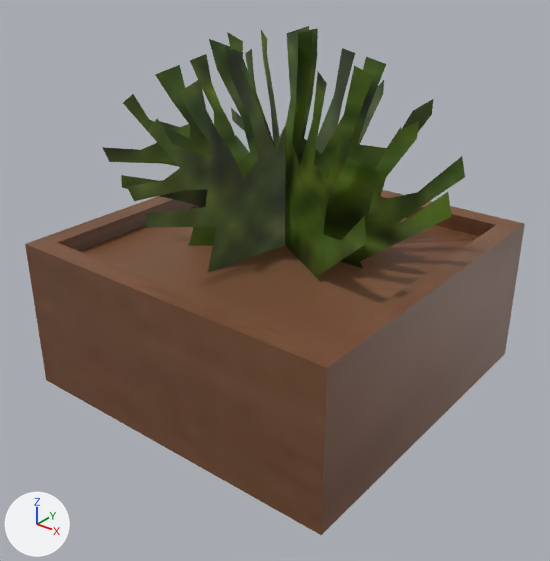
One commit to the COLLADA model tmc_gazebo_worlds/models/bookshelf/shelf3_items/plant3_2/plant3_2.dae: the scene before it, then after it.
Both versions are drawn from a 50 mm lens placed at (0.241, -0.313, 0.249), pointed at (0.004, -0.016, 0.065). The lights are fixed; the arrows at lower left show +X, +Y and +Z. The first picture is the older version.

Names of what the first picture shows: 'node'.
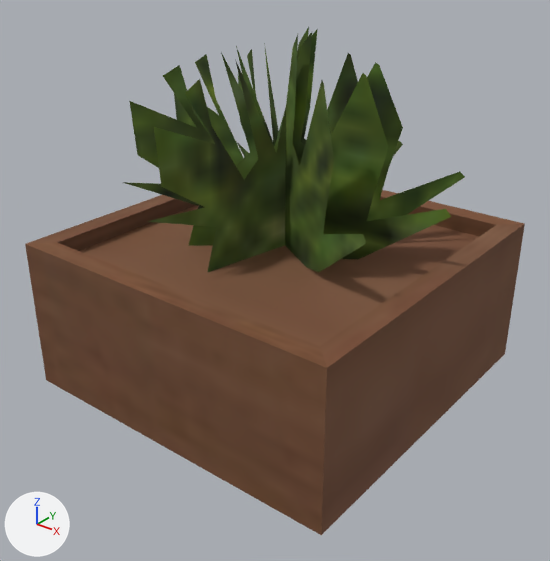
Changed parts and their boxes [x1, y1, x2, y2] in the pictures (550 x 561 px):
'node', surface changed, reshaped: before [25, 26, 525, 535]; after [25, 27, 525, 535]
part 1 of me_shape0, reshaped: before [102, 26, 465, 282]; after [122, 27, 465, 273]

The change, as a list of edits to the scene's bpy script:
```text
Change mat_material0:
    mat_material0.roughness: 0.47 -> 0.9
Change me_shape0:
    used by ob_node; location = (0.0, 0.0, 0.0)
    remove me_shape0.from_pydata(...)  # 252 vertices, 256 faces; spans x -0.103..0.098, y -0.101..0.1, z 0.0..0.196
    add me_shape0.from_pydata(...)  # 124 vertices, 128 faces; spans x -0.101..0.098, y -0.101..0.1, z 0.0..0.196
    me_shape0 part 1
    184 vertices are removed from x -0.103..0.091, y -0.094..0.097, z 0.049..0.194
    200 faces are deleted
    4 vertices move from x 0.004..0.045, y -0.023..0.052, z 0.081 to x 0.004..0.044, y -0.022..0.051, z 0.082
    56 vertices are added at x -0.094..0.091, y -0.085..0.097, z 0.053..0.188
    72 new faces join them
```
